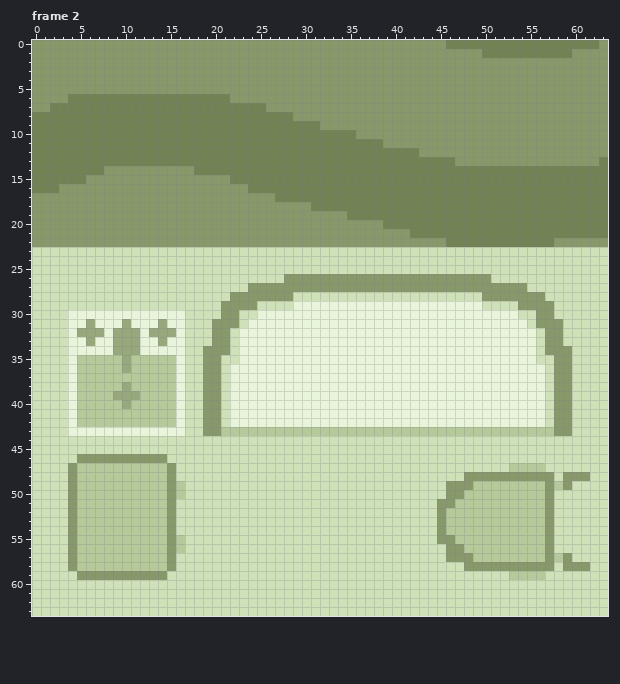
Pixel-art file: Art/Scenes/cleaning/cleaning.aseprite. This is how it looked before the edit.
64x64 pixels, 8 frames. Shown: frame 2. The commit also changed other frames, which this record leaves out.
After:
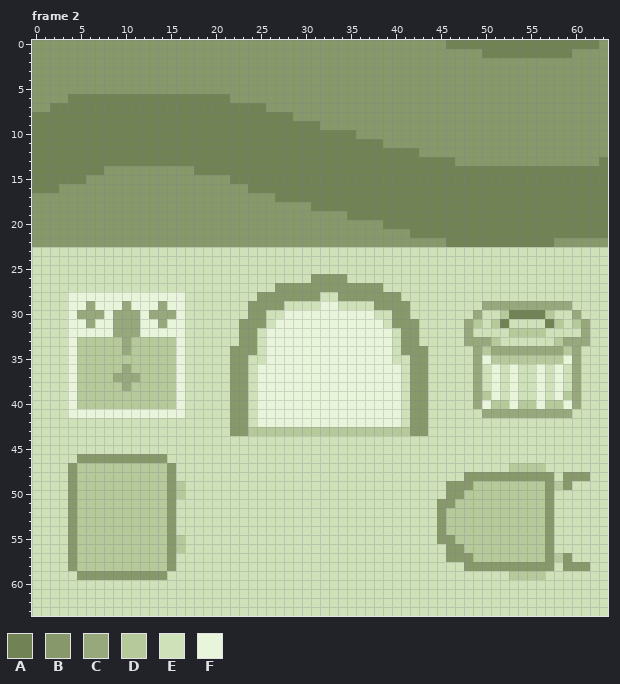
Palette (. is transparent): A #718355  B #87986a  C #97a97c  D #b5c99a  E #cfe1b9  F #e9f5db
Diff:
layer "Layer 1" added
Changed rows in their new state; - is an unchanged pixel.
Frame 2, layers "Layer 1", "Sink", "Cleaning Table":
first column x 4:
26 ------------------------EEE----EEEEEEEEEEEEEEEE-----------
27 --------------------EEE------------EEEEEEEEEEEEEEEE-------
28 FFFFFFFFFFFFF-----EEE----BBB--BBBBBBB---------EEEEEEE-----
29 FFCFFFCFFFCFF----EEE-BBB-EEE--EEEEBBBBEEEEEEEECCCCCCCCCC--
30 -CCC-CCC-CCC-----EE-BBEE----------EEBBEEEEEEECEEDAAAAD--C-
31 -----C-C--------EEEBBBE------------EBBBEEEEECDEDAEE-EAD-DC
32 -FFF-----FFF----EE-BBE--------------EBBEEEEECEEEEDDDDEE--C
33 -DDDDD-DDDDD----EE-BBE--------------EBBEEEEECCCDEEEE-EDCCC
34 -DDDDD-DDDDD---EEEBBBE--------------EBBBEEEEECDCCCCCCCCDC-
35 ------D--------EE-BBEE--------------EEBBEEEEEC-DDDDDDDDFC-
36 ---------------EE-BBE----------------EBBEEEEECE-E-EE--FEC-
37 -----CCC-------EE-BBE----------------EBBEEEEECE-E-EE--FEC-
38 ---------------EE-BBE----------------EBBEEEEECE-E-EE--FEC-
39 -----DDD-------EE-BBE----------------EBBEEEEECD-E-EE--FDC-
40 ------D--------EE-BBE----------------EBBEEEEEC-DD-DD-DDFC-
41 -FFFFFFFFFFF---EE-BBE----------------EBBEEEEEECCCCCCCCCC--
42 EEEEEEEEEEEEE--EE-BBE----------------EBBEEEEEEEEEEEEE-EE--
43 EEEEEEEEEEEEE--EEEBB------------------BBEEEEEEEEEEEEEEEE--
Where, in picture pixels (left, top, right, bottom), the same in both pictures:
changed: (68, 274, 590, 436)
